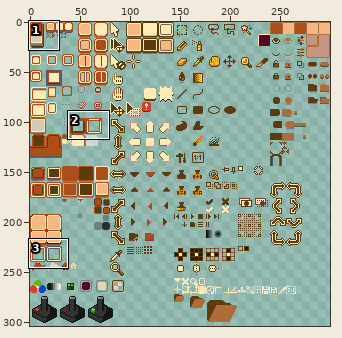
Edited in one commit: sprite sheet (sheet.png). The picture above shows the old version from afar; the outline marks the close-up.
Close-up. As it was:
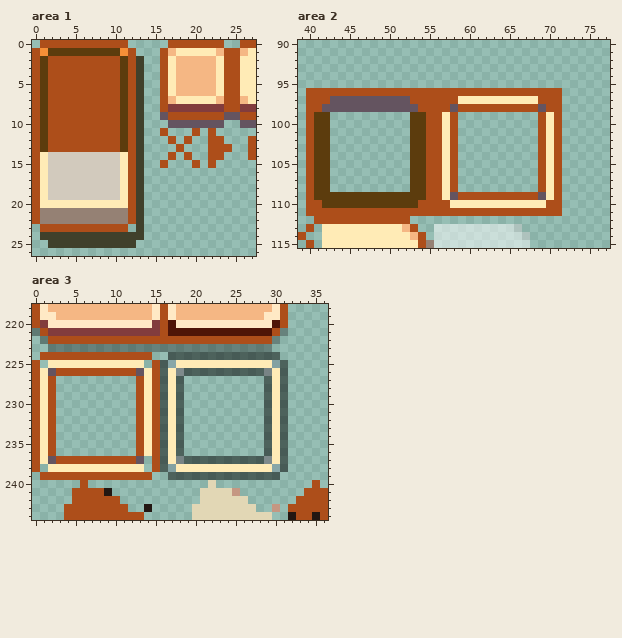
The file is 300x304 pixels. Pixels under 10% opacity are left out. Colours within 5 levels of each other are drawn and written as one. Shown: area 1: x 0..27, y 0..26; area 2: x 39..77, y 90..115; area 3: x 0..36, y 218..244.
After the commit:
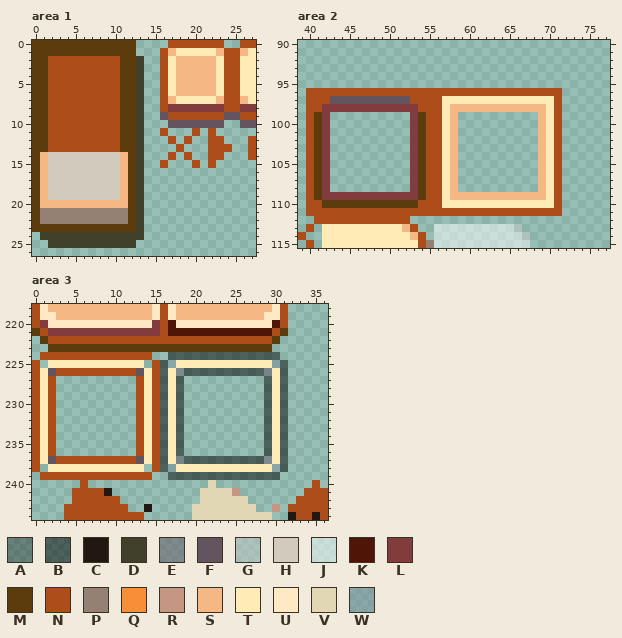
Palette (. is transparent): A #00000050  B #0000007c  C #231712  D #40402b  E #6454607c  F #645460  G #c6c6c680  H #d2cabd  J #ffffff80  K #4f1507  L #823c3d  M #5c3c0d  N #ad4e1a  P #958174  Q #f68f37  R #c59782  S #f5b784  T #ffebb6  U #ffe9c5  V #e2d7b5  W #7c919d80
What changed:
--- area 1
@@ x 0..14 @@
- 0 .NNNNNNNNNNN...
- 1 NQMMMMMMMMMQN..
- 2 NMNNNNNNNNNMND.
- 3 NMNNNNNNNNNMND.
- 4 NMNNNNNNNNNMND.
- 5 NMNNNNNNNNNMND.
- 6 NMNNNNNNNNNMND.
- 7 NMNNNNNNNNNMND.
- 8 NMNNNNNNNNNMND.
- 9 NMNNNNNNNNNMND.
-10 NMNNNNNNNNNMND.
-11 NMNNNNNNNNNMND.
-12 NMNNNNNNNNNMND.
-13 NMNNNNNNNNNMND.
-14 NTHHHHHHHHHTND.
-15 NTHHHHHHHHHTND.
-16 NTHHHHHHHHHTND.
-17 NTHHHHHHHHHTND.
-18 NTHHHHHHHHHTND.
-19 NTHHHHHHHHHTND.
-20 NTTTTTTTTTTTND.
-21 NPPPPPPPPPPPND.
-22 NPPPPPPPPPPPND.
-23 .NNNNNNNNNNN.D.
+ 0 MMMMMMMMMMMMM..
+ 1 MMMMMMMMMMMMM..
+ 2 MMNNNNNNNNNMMD.
+ 3 MMNNNNNNNNNMMD.
+ 4 MMNNNNNNNNNMMD.
+ 5 MMNNNNNNNNNMMD.
+ 6 MMNNNNNNNNNMMD.
+ 7 MMNNNNNNNNNMMD.
+ 8 MMNNNNNNNNNMMD.
+ 9 MMNNNNNNNNNMMD.
+10 MMNNNNNNNNNMMD.
+11 MMNNNNNNNNNMMD.
+12 MMNNNNNNNNNMMD.
+13 MMNNNNNNNNNMMD.
+14 MSHHHHHHHHHSMD.
+15 MSHHHHHHHHHSMD.
+16 MSHHHHHHHHHSMD.
+17 MSHHHHHHHHHSMD.
+18 MSHHHHHHHHHSMD.
+19 MSHHHHHHHHHSMD.
+20 MSSSSSSSSSSSMD.
+21 MPPPPPPPPPPPMD.
+22 MPPPPPPPPPPPMD.
+23 MMMMMMMMMMMMMD.
 24 .DDDDDDDDDDDDD.
--- area 2
@@ x 39..77 @@
  96 .NNNNNNNNNNNNNNNNNNNNNNNNNNNNNNNN......
- 97 .NNNFFFFFFFFFFNNNNNNTTTTTTTTTTNNN......
- 98 .NNFFFFFFFFFFFFNNNNFNNNNNNNNNNFNN......
- 99 .NMM..........MMNNTN..........NTN......
-100 .NMM..........MMNNTN..........NTN......
-101 .NMM..........MMNNTN..........NTN......
-102 .NMM..........MMNNTN..........NTN......
-103 .NMM..........MMNNTN..........NTN......
-104 .NMM..........MMNNTN..........NTN......
-105 .NMM..........MMNNTN..........NTN......
-106 .NMM..........MMNNTN..........NTN......
-107 .NMM..........MMNNTN..........NTN......
-108 .NMM..........MMNNTN..........NTN......
-109 .NMMMMMMMMMMMMMMNNTFNNNNNNNNNNFTN......
-110 .NNMMMMMMMMMMMMNNNNTTTTTTTTTTTTNN......
+ 97 .NNNFFFFFFFFFFNNNNTTTTTTTTTTTTTTN......
+ 98 .NNLLLLLLLLLLLLNNNTSSSSSSSSSSSSTN......
+ 99 .NML..........LMNNTS..........STN......
+100 .NML..........LMNNTS..........STN......
+101 .NML..........LMNNTS..........STN......
+102 .NML..........LMNNTS..........STN......
+103 .NML..........LMNNTS..........STN......
+104 .NML..........LMNNTS..........STN......
+105 .NML..........LMNNTS..........STN......
+106 .NML..........LMNNTS..........STN......
+107 .NML..........LMNNTS..........STN......
+108 .NML..........LMNNTS..........STN......
+109 .NMLLLLLLLLLLLLMNNTSSSSSSSSSSSSTN......
+110 .NNMMMMMMMMMMMMNNNTTTTTTTTTTTTTTN......
 111 .NNNNNNNNNNNNNNNNNNNNNNNNNNNNNNNN......
--- area 3
@@ x 0..36 @@
 220 NLUUUUUUUUUUUUULNKUUUUUUUUUUUUKN.....
-221 ANLLLLLLLLLLLLLLNKKKKKKKKKKKKKNA.....
-222 .ANNNNNNNNNNNNNNNNNNNNNNNNNNNNA......
-223 ..AAAAAAAAAAAAAAAAAAAAAAAAAAAA.......
+221 MNLLLLLLLLLLLLLLNKKKKKKKKKKKKKNM.....
+222 .MNNNNNNNNNNNNNNNNNNNNNNNNNNNNM......
+223 ..MMMMMMMMMMMMMMMMMMMMMMMMMMMM.......
 224 .NNNNNNNNNNNNNN..BBBBBBBBBBBBBB......
@@ x 12..16 @@
 236 .NTNB
-237 NF.NB
+237 NFTNB
 238 TT.NB
